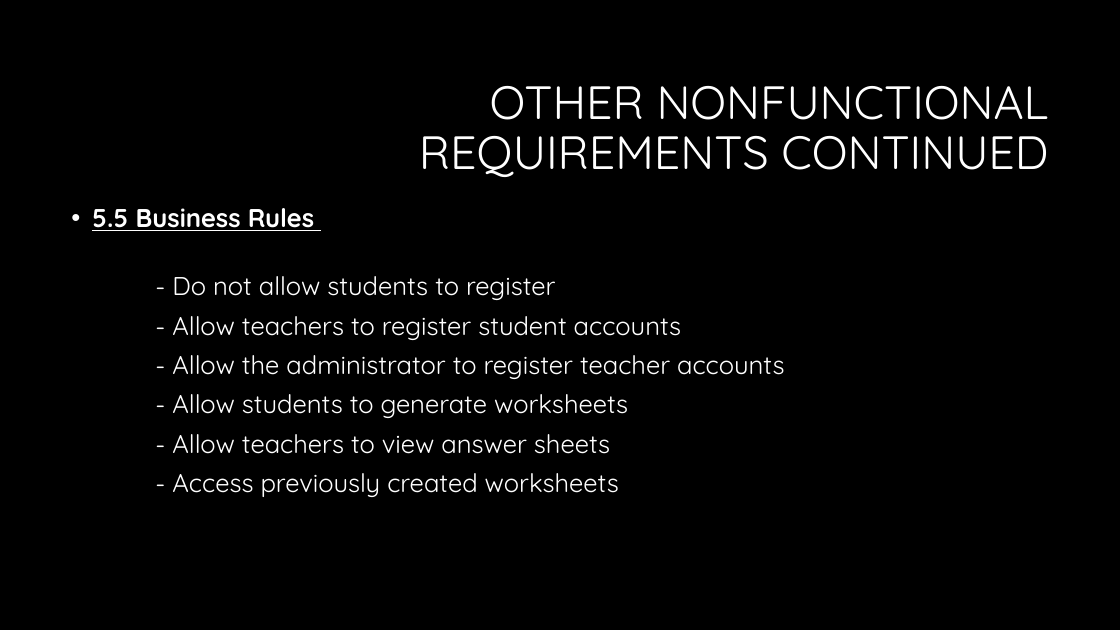
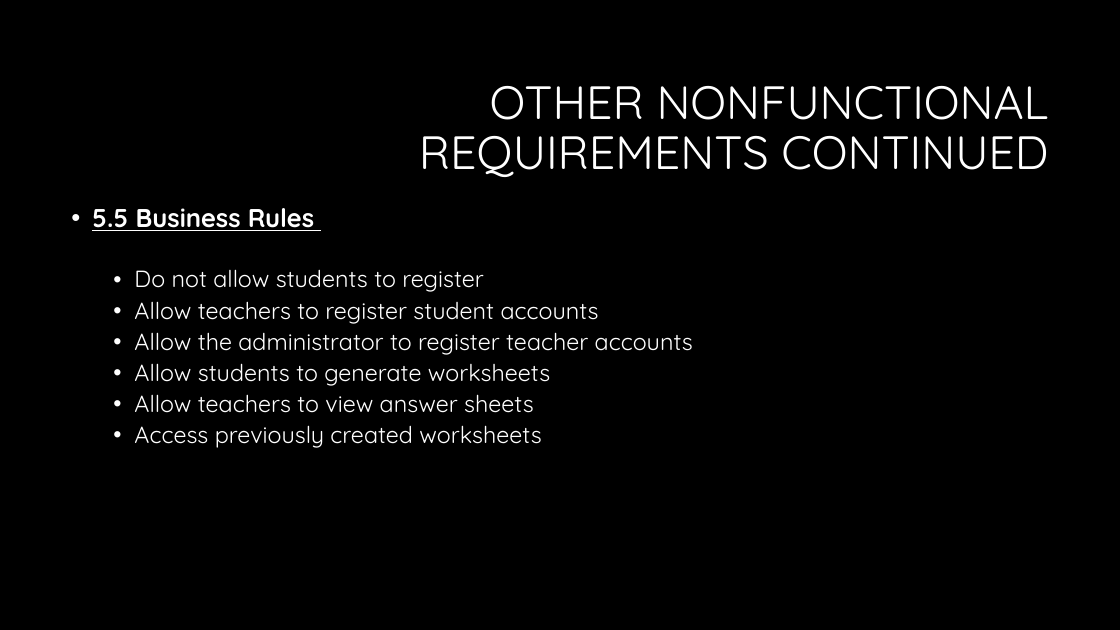
Before and after one commit to sarahakk/fraction-worksheet-creator, a slide deck: slide 14 of Presentation Elementary Engineers .pptx (slide 11 before the commit). Drawn at 1120x630 pixels with LibreOffice and Linux fonts; fonts in the diff are those of the drawing; background and template pictures are left out. Boxes give left, top, right and bottom in pixels: in the first picture for what was removed or moved away, otherwise in the second. Text is boxed around its words. In the diff, an @@ line names an element or a change of style, - is before the commit and + after.

```diff
--- a/Presentation Elementary Engineers .pptx
+++ b/Presentation Elementary Engineers .pptx
@@ text at <box>134,269,693,448</box>: text changed; size 22 to 20 pt @@
-- Do not allow students to register
-- Allow teachers to register student accounts
-- Allow the administrator to register teacher accounts
-- Allow students to generate worksheets
-- Allow teachers to view answer sheets
-- Access previously created worksheets
+  • Do not allow students to register
+  • Allow teachers to register student accounts
+  • Allow the administrator to register teacher accounts
+  • Allow students to generate worksheets
+  • Allow teachers to view answer sheets
+  • Access previously created worksheets
```
Also in this commit, not shown: 9 other slides changed, 4 slides added.
